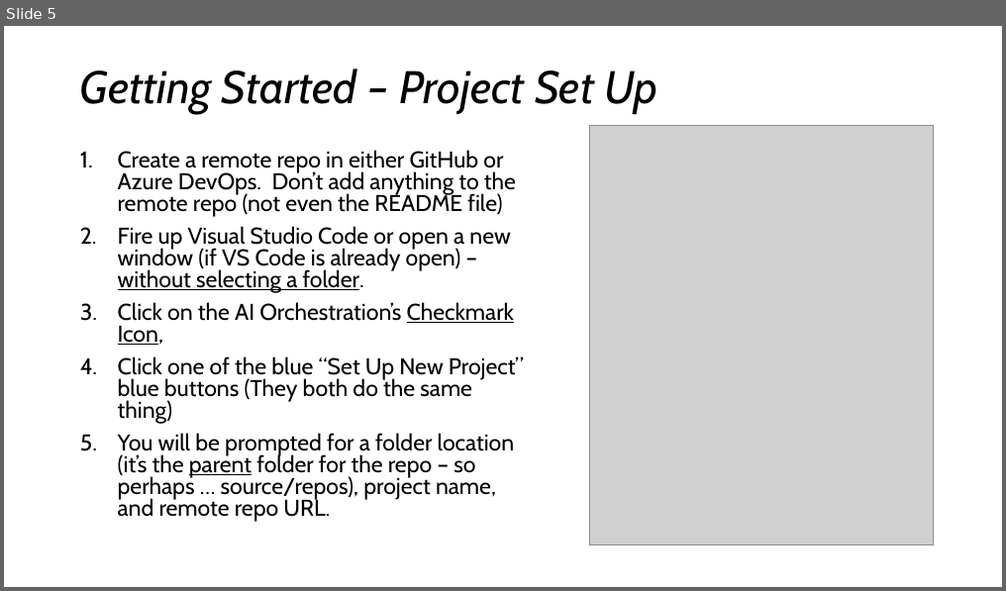
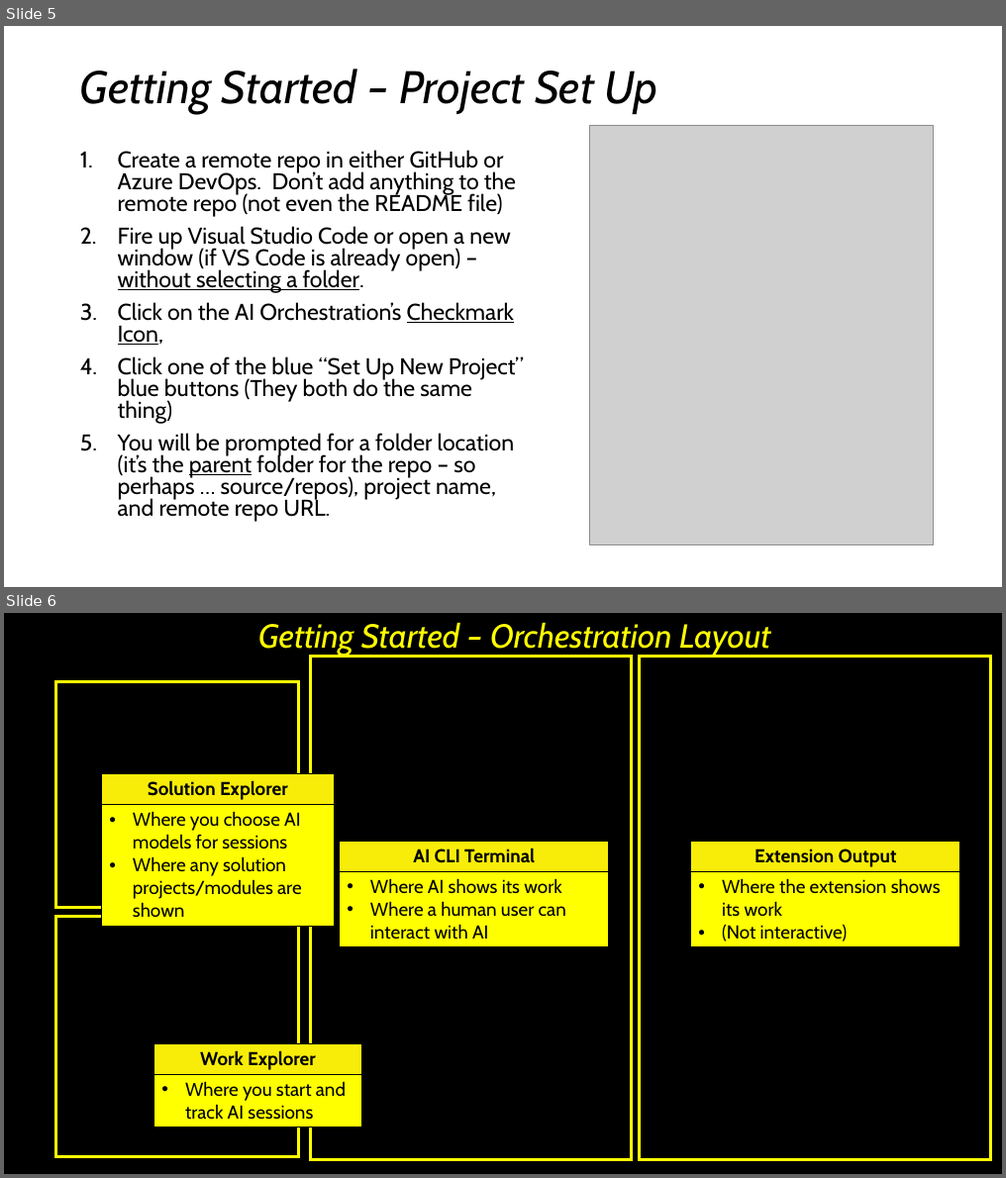
Before and after one commit to darndestdabbler/dabbler-ai-orchestration, a slide deck: docs/onboarding/ai-orchestration.pptx. Shown one above the other, each under a label of ours: slide 5 before the commit, slides 5 and 6 after it. The pictures are 1006x591 and 1006x1178 pixels, drawn with LibreOffice and Linux fonts; fonts in the diff are those of the drawing; grey boxes stand for pictures; background and template pictures are left out; a plain dark background stands for a picture behind light text. Boxes give left, top, right and bottom in pixels: in the first picture for what was removed or moved away, otherwise in the second. Text is boxed around its words. In the diff, an @@ line names an element or a change of style, - is before the commit and + after.

```diff
--- a/docs/onboarding/ai-orchestration.pptx
+++ b/docs/onboarding/ai-orchestration.pptx
@@ slide 6 added at (x1=4, y1=613, x2=1002, y2=1174), background picture (left out) @@
@@ rectangle added at (x1=4, y1=613, x2=1002, y2=1174), fill #000000, outline #000000 1.5 pt @@
@@ title added at (x1=258, y1=622, x2=770, y2=656), 32 pt, text #FFFF00, italic @@
+Getting Started – Orchestration Layout
@@ rectangle added at (x1=310, y1=657, x2=632, y2=1159), outline #FFFF00 3 pt @@
@@ rectangle added at (x1=640, y1=657, x2=991, y2=1159), outline #FFFF00 3 pt @@
@@ rectangle added at (x1=56, y1=682, x2=299, y2=907), outline #FFFF00 3 pt @@
@@ table added at (x1=102, y1=774, x2=334, y2=925), 2 rows, 1 columns @@
+Solution Explorer
+Where you choose AI models for sessions / Where any solution projects/modules are shown
@@ table added at (x1=340, y1=842, x2=609, y2=947), 2 rows, 1 columns @@
+AI CLI Terminal
+Where AI shows its work / Where a human user can interact with AI
@@ table added at (x1=691, y1=842, x2=960, y2=947), 2 rows, 1 columns @@
+Extension Output
+Where the extension shows its work / (Not interactive)
@@ rectangle added at (x1=56, y1=916, x2=299, y2=1157), outline #FFFF00 3 pt @@
@@ table added at (x1=154, y1=1045, x2=361, y2=1128), 2 rows, 1 columns @@
+Work Explorer
+Where you start and track AI sessions
```
Also in this commit, not shown: 7 other slides added, 1 other file.
